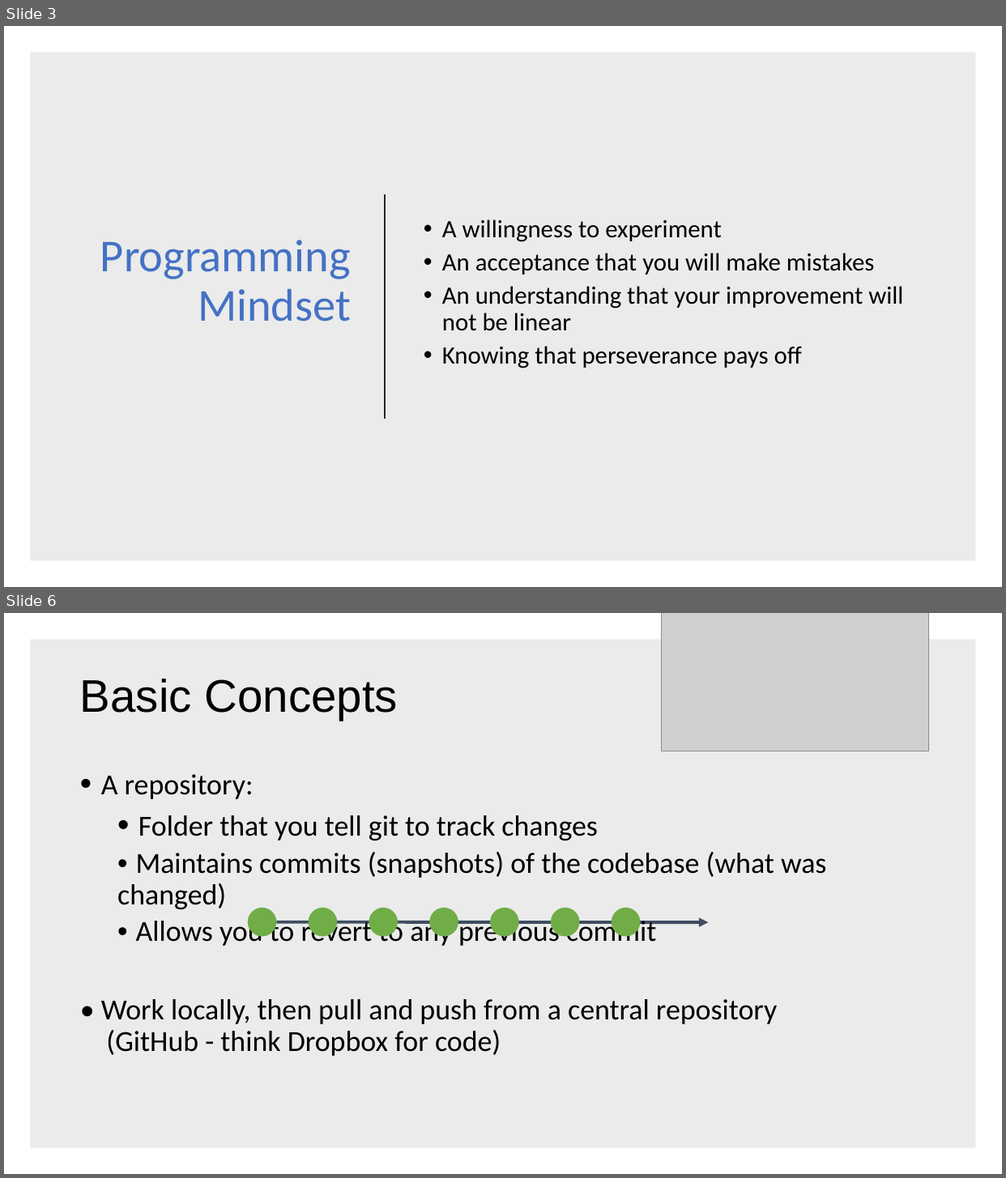
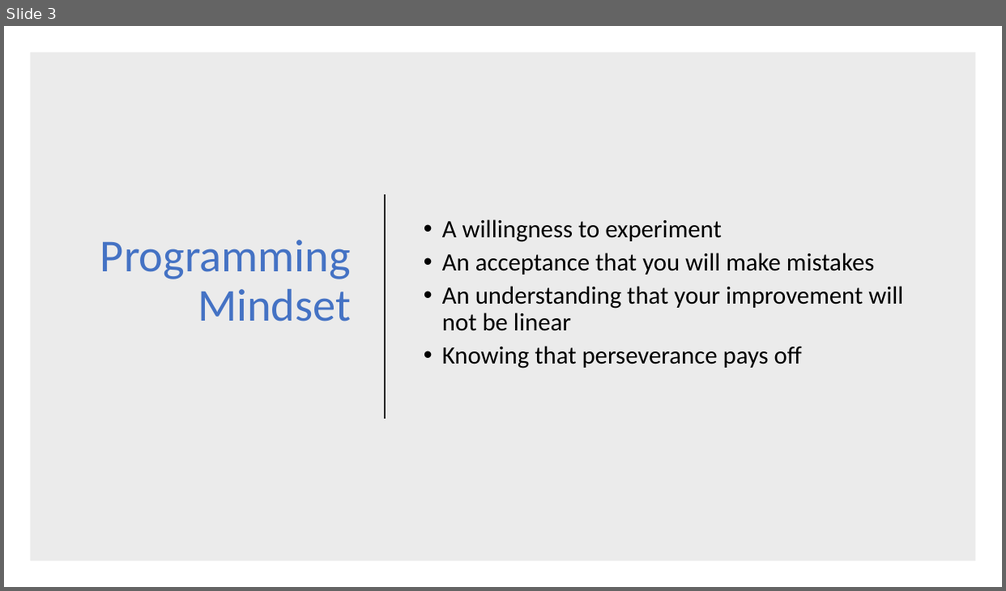
Before and after one commit to dtrikam1/unitec-app-development-with-swift, a slide deck: Lesson 1/Section 1/Unitec - Training Plan (Lesson 1).pptx. Shown one above the other, each under a label of ours: slides 3 and 6 before the commit, slide 3 after it; the slides between them are not shown. The pictures are 1006x1178 and 1006x591 pixels, drawn with LibreOffice and Linux fonts; fonts in the diff are those of the drawing; grey boxes stand for pictures. Boxes give left, top, right and bottom in pixels: in the first picture for what was removed or moved away, otherwise in the second. Text is boxed around its words. In the diff, an @@ line names an element or a change of style, - is before the commit and + after.

Commit message:
Added powerpoint slides

```diff
--- a/Lesson 1/Section 1/Unitec - Training Plan (Lesson 1).pptx
+++ b/Lesson 1/Section 1/Unitec - Training Plan (Lesson 1).pptx
@@ slide 6 removed at (4,613,1002,1174), background #FFFFFF @@
@@ picture removed at (661,613,928,752) @@
@@ rectangle removed at (30,639,976,1148) @@
@@ title removed at (80,679,398,720) @@
-Basic Concepts
@@ text removed at (101,774,826,1056) @@
-• A repository:
-• Folder that you tell git to track changes
-• Maintains commits (snapshots) of the codebase (what was changed)
-• Allows you to revert to any previous commit
-• Work locally, then pull and push from a central repository
-(GitHub - think Dropbox for code)
@@ ellipse removed at (248,908,277,937) @@
@@ arrow removed from (276, 922) to (709, 923) @@
@@ ellipse removed at (309,908,338,937) @@
@@ ellipse removed at (368,908,398,937) @@
@@ ellipse removed at (429,908,458,937) @@
@@ ellipse removed at (490,908,519,937) @@
@@ ellipse removed at (551,908,580,937) @@
@@ ellipse removed at (612,908,641,937) @@
```
Also in this commit, not shown: 1 slide added, 4 other slides removed, 5 other files.
